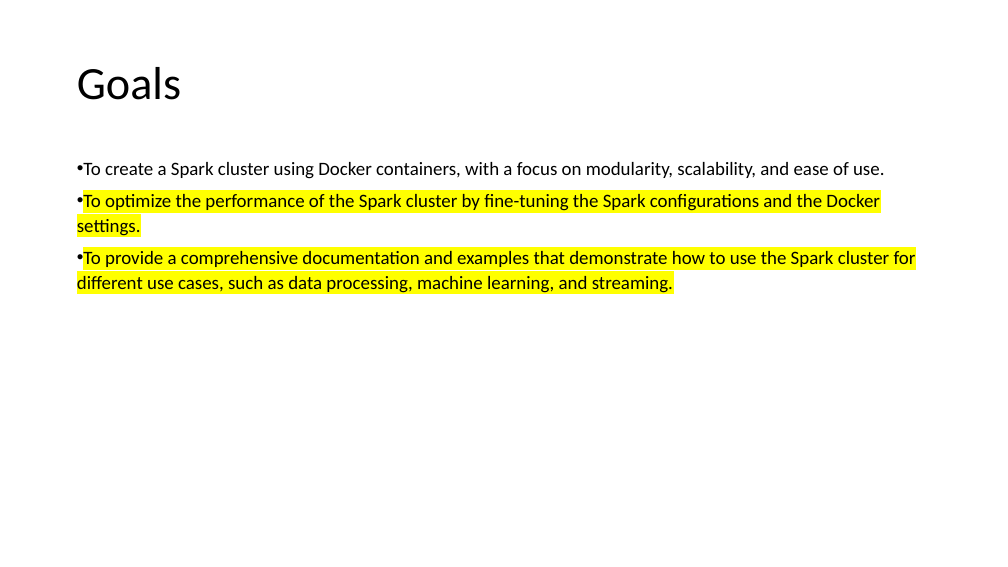
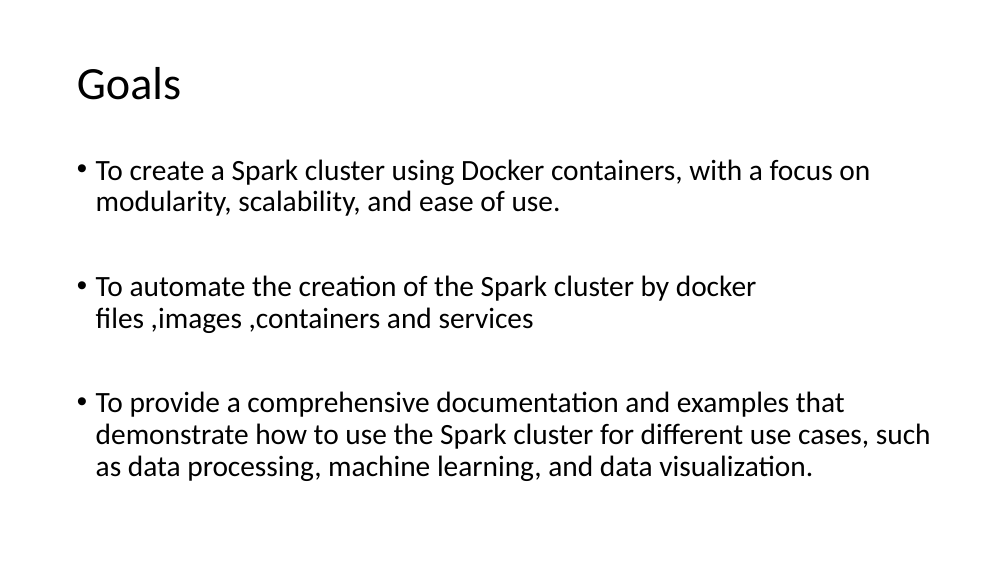
Before and after one commit to gprasad09/Apache-Spark-Cluster-Project, a slide deck: slide 7 of misc/ProjectReports-In progress/TermProject.pptx (slide 4 before the commit). Drawn at 1008x567 pixels with LibreOffice and Linux fonts; fonts in the diff are those of the drawing. Boxes give left, top, right and bottom in pixels: in the first picture for what was removed or moved away, otherwise in the second. Text is boxed around its words. In the diff, an @@ line names an element or a change of style, - is before the commit and + after.

```diff
--- a/misc/ProjectReports-In progress/TermProject.pptx
+++ b/misc/ProjectReports-In progress/TermProject.pptx
@@ text at box(96, 159, 870, 216): size 18 to 28 pt in "To create a Spark cluster using Docker ..."; indent changed; line spacing 1.07 to 0.9; more space between paragraphs @@
@@ text at box(96, 275, 931, 481): text changed; size 18 to 28 pt @@
-• To optimize the performance of the Spark cluster by fine-tuning the Spark configurations and the Docker settings.
-• To provide a comprehensive documentation and examples that demonstrate how to use the Spark cluster for different use cases, such as data processing, machine learning, and streaming.
+• To automate the creation of the Spark cluster by docker files ,images ,containers and services
+• To provide a comprehensive documentation and examples that demonstrate how to use the Spark cluster for different use cases, such as data processing, machine learning, and data visualization.
```
Also in this commit, not shown: 4 other slides changed, 3 slides added.
